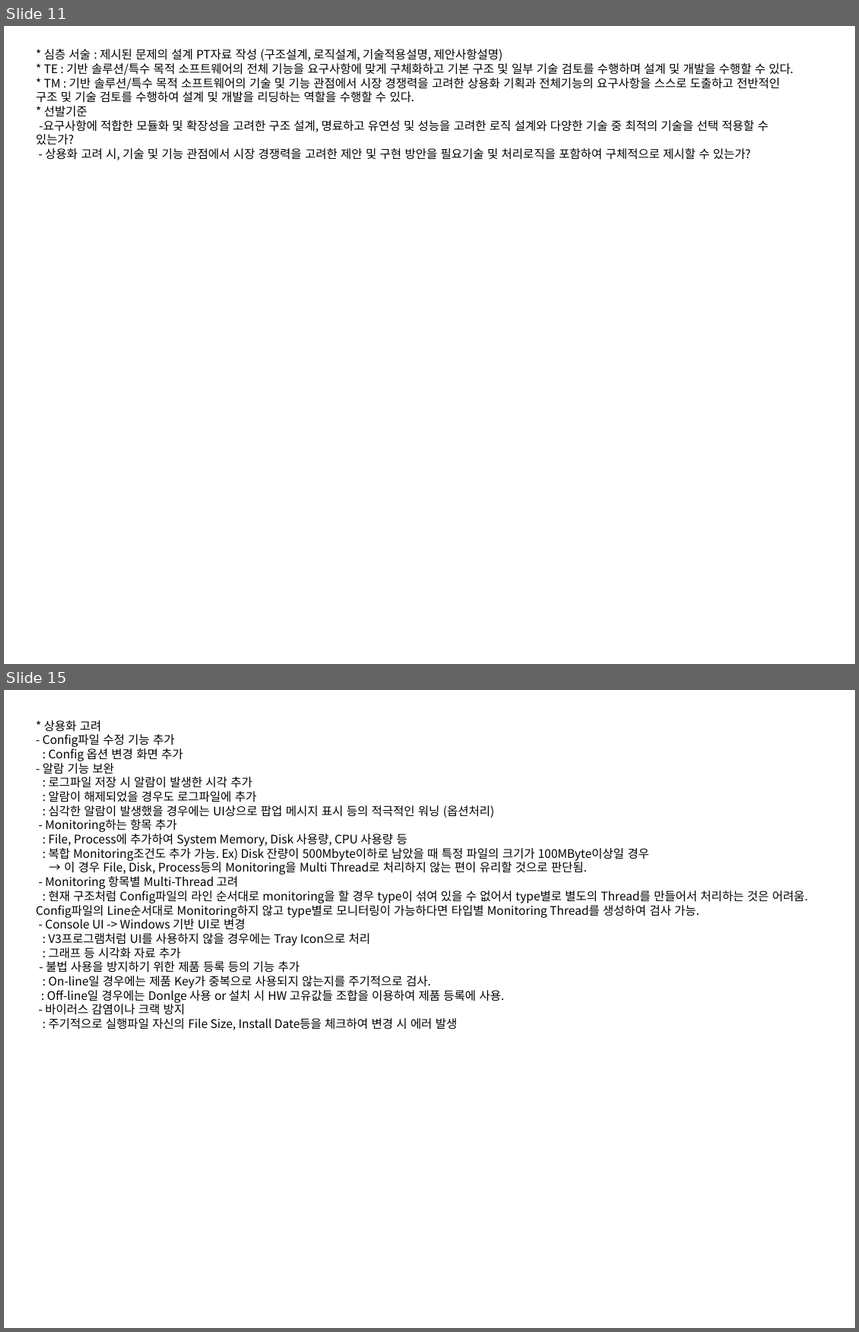
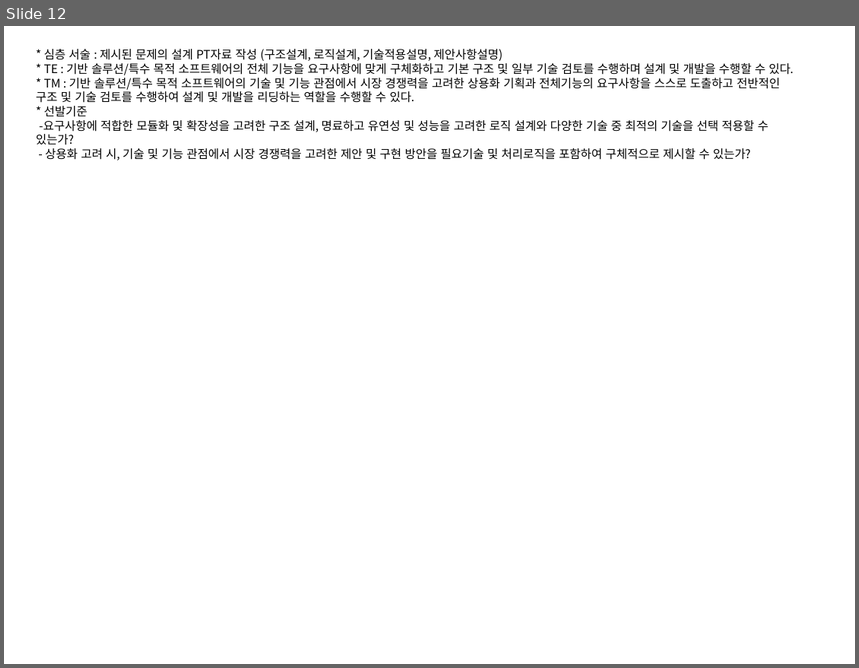
Before and after one commit to ambidext/CS_ConsoleGit, a slide deck: Monitoring/fc.pptx. Shown one above the other, each under a label of ours: slides 11 and 15 before the commit, slide 12 after it; the slides between them are not shown. The pictures are 859x1332 and 859x668 pixels, drawn with LibreOffice and Linux fonts; fonts in the diff are those of the drawing. Boxes give left, top, right and bottom in pixels: in the first picture for what was removed or moved away, otherwise in the second. Text is boxed around its words. In the diff, an @@ line names an element or a change of style, - is before the commit and + after.

```diff
--- a/Monitoring/fc.pptx
+++ b/Monitoring/fc.pptx
@@ slide 15 removed at (4, 690, 855, 1328), background #FFFFFF @@
@@ text removed at (36, 720, 808, 1030) @@
-* 상용화 고려
-- Config파일 수정 기능 추가
-: Config 옵션 변경 화면 추가
-- 알람 기능 보완
-: 로그파일 저장 시 알람이 발생한 시각 추가
-: 알람이 해제되었을 경우도 로그파일에 추가
-: 심각한 알람이 발생했을 경우에는 UI상으로 팝업 메시지 표시 등의 적극적인 워닝 (옵션처리)
-- Monitoring하는 항목 추가
-: File, Process에 추가하여 System Memory, Disk 사용량, CPU 사용량 등
-: 복합 Monitoring조건도 추가 가능. Ex) Disk 잔량이 500Mbyte이하로 남았을 때 특정 파일의 크기가 100MByte이상일 경우
-→ 이 경우 File, Disk, Process등의 Monitoring을 Multi Thread로 처리하지 않는 편이 유리할 것으로 판단됨.
-- Monitoring 항목별 Multi-Thread 고려
-: 현재 구조처럼 Config파일의 라인 순서대로 monitoring을 할 경우 type이 섞여 있을 수 없어서 type별로 별도의 Thread를 만들어서 처리하는 것은 어려움. Config파일의 Line순서대로 Monitoring하지 않고 type별로 모니터링이 가능하다면 타입별 Monitoring Thread를 생성하여 검사 가능.
-- Console UI -> Windows 기반 UI로 변경
-: V3프로그램처럼 UI를 사용하지 않을 경우에는 Tray Icon으로 처리
-: 그래프 등 시각화 자료 추가
-- 불법 사용을 방지하기 위한 제품 등록 등의 기능 추가
-: On-line일 경우에는 제품 Key가 중복으로 사용되지 않는지를 주기적으로 검사.
-: Off-line일 경우에는 Donlge 사용 or 설치 시 HW 고유값들 조합을 이용하여 제품 등록에 사용.
-- 바이러스 감염이나 크랙 방지
-: 주기적으로 실행파일 자신의 File Size, Install Date등을 체크하여 변경 시 에러 발생
@@ what was slide 11 is now slide 12 @@
```
Also in this commit, not shown: 5 slides changed, 3 slides added, 6 other files.
